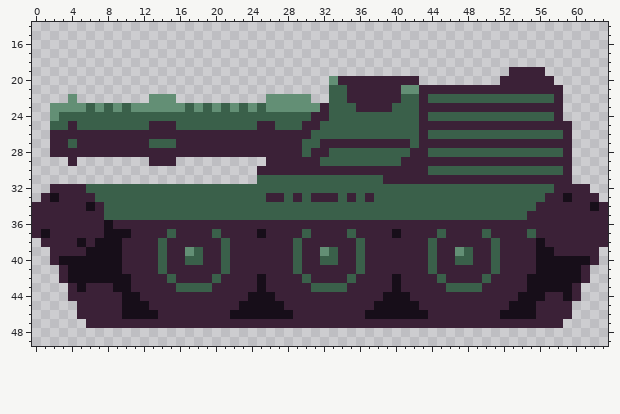
Pixel-art sprite, stored at resources/tank.png. Above, as it was before the edit.
The file is 64x64 pixels. Shown: x 0..63, y 14..49.
Once edited:
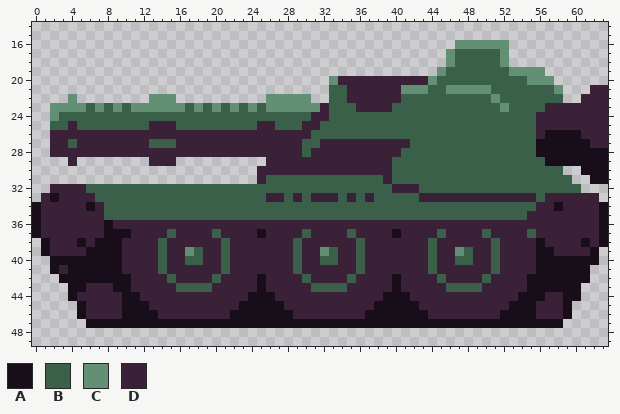
Palette (. is transparent): A #170e19  B #3a604a  C #638f75  D #3b2137
Difference:
y 16: x 47..52 ...... -> CCCCCC
y 17..18: x 46..52 ....... -> CBBBBBC
y 19: x 45..56 ........DDDD -> CBBBBBBBCCCC
y 20: x 43..57 .........DDDDDD -> DCBBBBBBBBBBCCC
y 21: x 43..58 DDDDDDDDDDDDDDDD -> CBBCCCCCBBBBBBBC; x 62..63 .. -> DD
y 22: x 43 D -> B; x 51 B -> C; x 58 D -> B; x 61..63 ... -> DDD
y 23: x 43..56 DDDDDDDDDDDDDD -> BBBBBBBBBCBBBB; x 59..63 ..... -> DDDDD
y 24: x 43 D -> B; x 56..57 BB -> DD; x 59..63 ..... -> DDDDD
y 25: x 43..55 DDDDDDDDDDDDD -> BBBBBBBBBBBBB; x 60..63 .... -> DDDD
y 26: x 43 D -> B; x 56..63 BBBD.... -> DAAAADDD
y 27: x 43..63 DDDDDDDDDDDDDDDDD.... -> BBBBBBBBBBBBBAAAAAADD
y 28: x 33..40 BBBBBBBB -> DDDDDDDD; x 42..43 DD -> BB; x 56..63 BBBD.... -> AAAAAAAA
y 29: x 32..39 BBBBBBBB -> DDDDDDDD; x 41..63 DDDDDDDDDDDDDDDDDDD.... -> BBBBBBBBBBBBBBBBAAAAAAA
y 30: x 40..43 DDDD -> BBBB; x 59 D -> .; x 61..63 ... -> AAA
y 31: x 25 B -> D; x 40..59 DDDDDDDDDDDDDDDDDDDD -> BBBBBBBBBBBBBBBBBBBB; x 62..63 .. -> AA
y 32: x 40..42 BBB -> DDD; x 58..61 DDDD -> BBB.
y 33: x 43..55 BBBBBBBBBBBBB -> DDDDDDDDDDDDD; x 59 A -> D
y 34: x 0 D -> A; x 58 D -> A; x 62..63 AD -> DA
y 35..36: x 0 D -> A; x 63 D -> A
y 37: x 0..1 DA -> AD; x 63 D -> A
y 38: x 1 D -> A; x 61 D -> A; x 63 D -> A
y 39: x 1 . -> A; x 62 D -> A
y 40: x 2 D -> A; x 62 D -> A
y 41: x 2 . -> A; x 61 D -> A
y 42: x 3 D -> A; x 61 D -> A
y 43..44: x 4 D -> A; x 60 D -> A
y 45..46: x 5 D -> A; x 59 D -> A
y 47: x 6..58 DDDDDDDDDDDDDDDDDDDDDDDDDDDDDDDDDDDDDDDDDDDDDDDDDDDDD -> AAAAAAAAAAAAAAAAAAAAAAAAAAAAAAAAAAAAAAAAAAAAAAAAAAAAA
